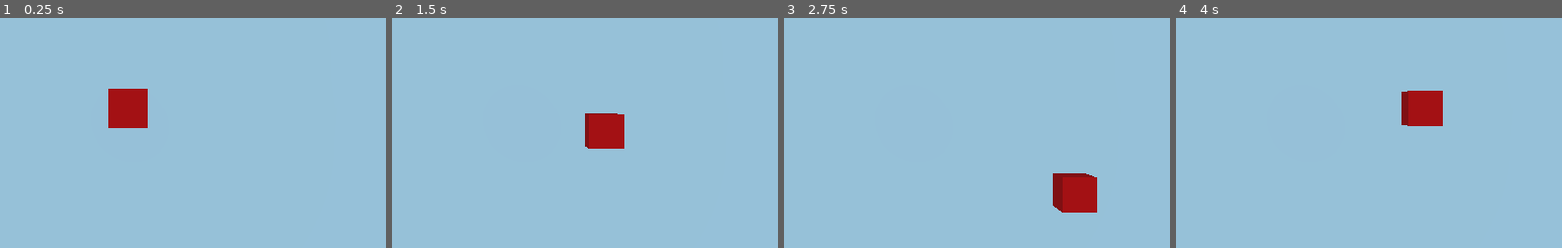
Above: before the commit, frames 1-4 (left to right).
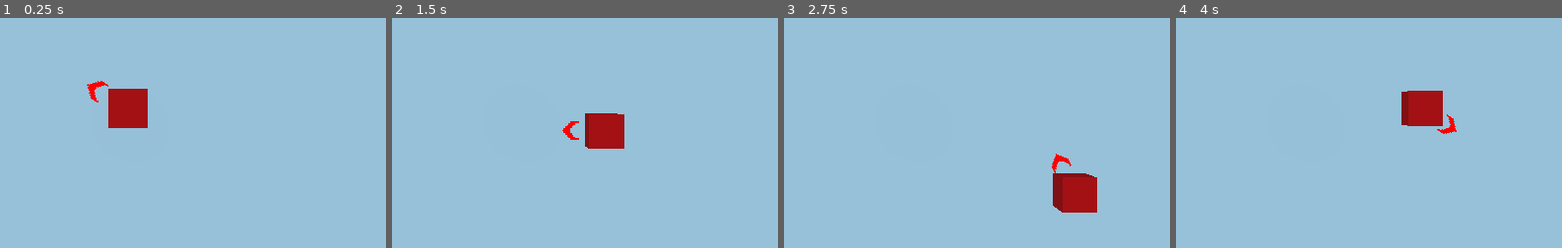
Above: after the commit, the same moments.

Repository: TheMistersJam/BulletHex
Game: Godot game, scene res://main.tscn
Same seed, same stepped clock (60 frames per second), same inputs: the game is played once before the commit and once after it.
Inputs (mouse positions are % of the whole screen's width and height, from its top left):
- Up to frame 1 (0.25 s): no input
- Up to frame 2 (1.5 s): tap Enter at 0.5 s; move the mouse to (72, 45) at 0.52 s; hold Right (ui_right) 0.53-1.28 s; move the mouse to (30, 55) at 1.27 s; hold Down (ui_down) from 1.28 s (still down)
- Up to frame 3 (2.75 s): move the mouse to (60, 28) at 2.02 s; release Down (ui_down) at 2.03 s; hold Right (ui_right) from 2.03 s (still down)
- Up to frame 4 (4 s): move the mouse to (45, 70) at 2.77 s; release Right (ui_right) at 2.78 s; hold Up (ui_up) 2.78-3.53 s; move the mouse to (81, 65) at 3.52 s; hold Left (ui_left) from 3.53 s (still down)
The pictures show only the part of the screen within x 33-83%, y 30-80%; the shares and areas given below are measured in that part.

The runs differ from the first frame. In frame 1, 0.2% of the frame differs, in the area x 22-29%, y 27-37%; in frame 2, 0.2%; in frame 3, 0.1%; in frame 4, 0.1%.

Commit message:
Added aiming cursor

Diff:
--- a/Player.gd
+++ b/Player.gd
@@ -7,6 +7,7 @@
 const fall_acceleration = 75
 var speed = 400
 var motion = Vector3()
+onready var cam = get_node("/root/World/Camera")
 
 # Called when the node enters the scene tree for the first time.
 func _ready():
@@ -19,6 +20,15 @@
 	if Input.is_action_pressed("ui_cancel"):
 		get_tree().quit()
 
+	var mouse_pos = get_viewport().get_mouse_position()
+	var lookat_pos = cam.project_ray_origin(mouse_pos)
+	lookat_pos += cam.project_ray_normal(mouse_pos) * (cam.global_transform.origin.y - global_transform.origin.y )
+	#lookat_pos = get_world().direct_space_state.intersect_ray
+	$an.look_at(Vector3(lookat_pos.x, global_transform.origin.y, lookat_pos.z), Vector3.UP)
+	var camrot = $an.rotation_degrees.x
+	#$an.rotation.x -= PI/4
+	#$an.look_at(lookat_pos, Vector3.UP)
+
 func _physics_process(delta):
 	var old_y = motion.y
 	motion = Vector3(Input.get_action_strength("ui_right") - Input.get_action_strength("ui_left"),
--- /dev/null
+++ b/Player.tscn
@@ -0,0 +1,25 @@
+[gd_scene load_steps=5 format=2]
+
+[ext_resource path="res://Player.gd" type="Script" id=1]
+[ext_resource path="res://OldAssets/aim.png" type="Texture" id=2]
+
+[sub_resource type="CapsuleShape" id=1]
+
+[sub_resource type="SpatialMaterial" id=4]
+albedo_color = Color( 1, 0, 0, 1 )
+
+[node name="Player" type="KinematicBody"]
+transform = Transform( 1, 0, 0, 0, -4.37114e-08, -1, 0, 1, -4.37114e-08, 0, 6.35163, 0 )
+script = ExtResource( 1 )
+
+[node name="CollisionShape" type="CollisionShape" parent="."]
+shape = SubResource( 1 )
+
+[node name="CSGBox" type="CSGBox" parent="."]
+material = SubResource( 4 )
+
+[node name="an" type="Sprite3D" parent="."]
+offset = Vector2( 0, 20 )
+pixel_size = 0.1
+axis = 1
+texture = ExtResource( 2 )
--- a/main.tscn
+++ b/main.tscn
@@ -1,18 +1,7 @@
-[gd_scene load_steps=7 format=2]
+[gd_scene load_steps=3 format=2]
 
-[ext_resource path="res://Player.gd" type="Script" id=1]
+[ext_resource path="res://Player.tscn" type="PackedScene" id=1]
 [ext_resource path="res://Assets/testlevel.glb" type="PackedScene" id=2]
-
-[sub_resource type="CapsuleShape" id=1]
-
-[sub_resource type="SpatialMaterial" id=4]
-albedo_color = Color( 1, 0, 0, 1 )
-
-[sub_resource type="BoxShape" id=2]
-extents = Vector3( 10, 1, 10 )
-
-[sub_resource type="CubeMesh" id=3]
-size = Vector3( 20, 2, 20 )
 
 [node name="World" type="Spatial"]
 
@@ -22,24 +11,4 @@
 transform = Transform( 1, 0, 0, 0, -4.37114e-08, 1, 0, -1, -4.37114e-08, 0, 30, 0 )
 fov = 50.0
 
-[node name="Player" type="KinematicBody" parent="."]
-transform = Transform( 1, 0, 0, 0, -4.37114e-08, -1, 0, 1, -4.37114e-08, 0, 6.35163, 0 )
-script = ExtResource( 1 )
-
-[node name="CollisionShape" type="CollisionShape" parent="Player"]
-shape = SubResource( 1 )
-
-[node name="CSGBox" type="CSGBox" parent="Player"]
-material = SubResource( 4 )
-
-[node name="level" type="Spatial" parent="."]
-transform = Transform( 1, 0, 0, 0, 1, 0, 0, 0, 1, 0, -1, 44 )
-
-[node name="StaticBody" type="StaticBody" parent="level"]
-
-[node name="CollisionShape" type="CollisionShape" parent="level/StaticBody"]
-shape = SubResource( 2 )
-
-[node name="MeshInstance" type="MeshInstance" parent="level/StaticBody"]
-mesh = SubResource( 3 )
-material/0 = null
+[node name="Player" parent="." instance=ExtResource( 1 )]
Binary file added: OldAssets/aim.png
Not shown, added: OldAssets/aim.png.import
